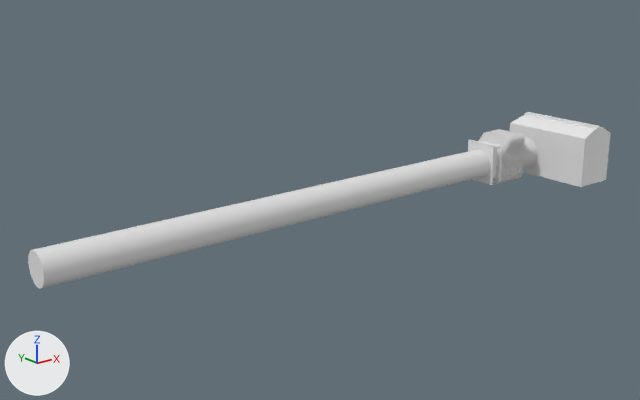
The Blender file ReciprocatingEngine.blend, before and after one commit.
Both versions are drawn from a 50 mm camera at (-2.746, -1.992, 0.837) aimed at (-1.078, 0.093, 0.003). Every picture has the same lights, and +X, +Y and +Z are marked at lower left.

The first picture shows 'Cube.001', 'Cube.002', 'CylinderHoner.001', 'EngineBlock'.
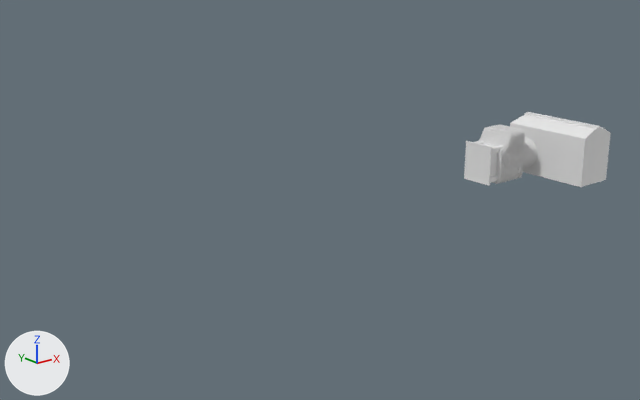
Boxes [x1, y1, x2, y2] around the edits, measured in the pictures (640 x 400 px):
'CylinderHoner.001', hidden: before [28, 149, 497, 288]
'Cube.002', moved, rescaled: before [468, 139, 501, 185]; after [464, 141, 497, 186]
'Cube.001', moved, rescaled (9% taller): before [485, 129, 525, 181]; after [484, 124, 525, 181]

What the commit changed:
Object 'CylinderHoner.001' (ob_cylinderhoner_001) is now hidden.
Object 'Cube.002' (ob_cube_002) moves from (-0.31, 0.09, 0.006) to (-0.323, 0.09, 0.001).
Object 'Cube.002' (ob_cube_002) is rescaled from (57.5, 49.6, 60.1) to (58.9, 49.6, 60.1).
Object 'Cube.001' (ob_cube_001) moves from (-0.173, 0.09, 0.01) to (-0.173, 0.09, 0.018).
Object 'Cube.001' (ob_cube_001) is rescaled from (83.1, 67.3, 2.23) to (93.2, 67.3, 2.23).
